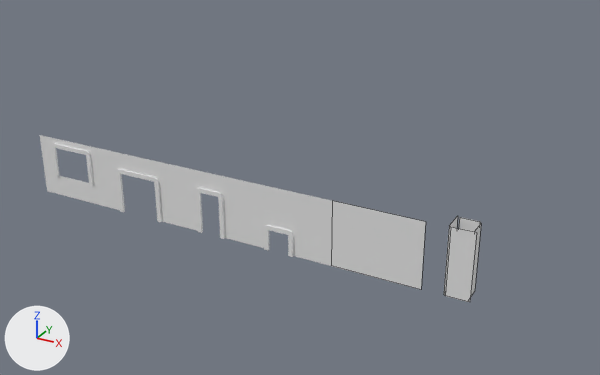
An edit to the Blender file vongott/Assets/Mesh/Walls/wall_fieldstone.blend, drawn before and after from the same camera.
Both versions are drawn from a 50 mm camera at (13.6, -27.5, 17.0) aimed at (-1.9, 0.6, 2.9). The axes (+X, +Y, +Z) are drawn at lower left. The lights are the same throughout. Mesh edges are drawn as thin lines on the coarser meshes.

Script lines for the objects in view, before the commit:
```python
me_plane_002 = bpy.data.meshes.new('Plane.002')
me_plane_002.from_pydata(...)  # 36 vertices, 26 faces; spans x -4.0..0.0, y 0.0..3.0, z 0.1..0.2
me_plane_002.materials.append(mat_brick_drtygraybrick_b_texture__0_png)  # its picture is missing
me_plane_007 = bpy.data.meshes.new('Plane.007')
me_plane_007.from_pydata([(-0.1, 3.0, 1.0), (-0.1, 3.0, 0.2), (-0.1, 0.0, 1.0), (-0.1, 0.0, 0.2), (-1.0, 3.0, 0.1), (-1.0, 0.0, 0.1), (-0.2, 3.0, 0.1), (-0.2, 0.0, 0.1)], [], [(0, 1, 3, 2), (6, 4, 5, 7), (1, 6, 7, 3)])
me_plane_007.materials.append(mat_brick_drtygraybrick_b_texture__0_png)  # its picture is missing
me_plane_009 = bpy.data.meshes.new('Plane.009')
me_plane_009.from_pydata(...)  # 36 vertices, 26 faces; spans x -4.0..0.0, y 0.0..3.0, z 0.1..0.2
me_plane_009.materials.append(mat_brick_drtygraybrick_b_texture__0_png)  # its picture is missing
ob_wall_fieldstone_airduct = bpy.data.objects.new('wall_fieldstone_airduct', me_plane_009)
ob_wall_fieldstone_airduct.location = (0.0, 0.0, 0.0)
ob_wall_fieldstone_airduct.rotation_euler = (1.571, 0.0, 0.0)  # degrees (90, 0, 0)
ob_wall_fieldstone_corner_270 = bpy.data.objects.new('wall_fieldstone_corner_270', me_plane_007)
ob_wall_fieldstone_corner_270.location = (6.0, 1.0, 0.0)
ob_wall_fieldstone_corner_270.rotation_euler = (1.571, 0.0, 0.0)  # degrees (90, 0, 0)
ob_wall_fieldstone_door_double = bpy.data.objects.new('wall_fieldstone_door_double', me_plane_002)
ob_wall_fieldstone_door_double.location = (-8.0, 0.0, 0.0)
ob_wall_fieldstone_door_double.rotation_euler = (1.571, 0.0, 0.0)  # degrees (90, 0, 0)
# also in view: 'wall_fieldstone_center' at (2.0, -0.1, 1.5); 'wall_fieldstone_door_single' at (-6.0, -0.2, 1.5); 'wall_fieldstone_window' at (-14.0, -0.2, 1.5); 'wall_fieldstone_corner_90' at (5.5, 0.4, 1.5)
```
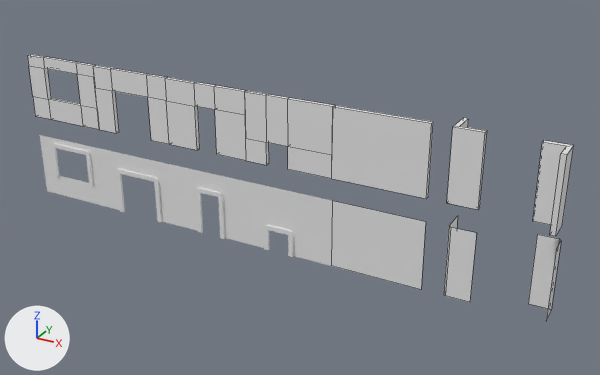
Where the change shows, as pixel boxes (x1, y1, x2, y2) in the pictures (600 x 375 px):
'wall_collider_center', added: after (332, 105, 433, 199)
'wall_collider_airduct', added: after (244, 91, 335, 179)
'wall_collider_door_single', added: after (165, 77, 247, 160)
'wall_collider_door_double', added: after (93, 65, 169, 144)
'wall_collider_window', added: after (27, 54, 99, 129)
'wall_collider_corner_90', added: after (447, 117, 487, 210)
'wall_collider_corner_270', added: after (533, 140, 574, 236)
'wall_fieldstone_corner_270', moved: before (459, 217, 481, 297); after (528, 234, 561, 320)

What changed in the scene script:
```text
Add me_cube_001:
    me_cube_001.from_pydata([(-0.2, 0.0, 0.2), (0.0, 0.0, 0.0), (1.0, 0.0, 0.0), (1.0, 0.0, 0.2), (-0.2, 3.0, 0.2), (0.0, 3.0, 0.0), (1.0, 3.0, 0.0), (1.0, 3.0, 0.2), (-0.2, 0.0, -1.0), (0.0, 0.0, -1.0), (-0.2, 3.0, -1.0), (0.0, 3.0, -1.0)], [], [(0, 4, 10, 8), (5, 6, 2, 1), (6, 7, 3, 2), (7, 4, 0, 3), (0, 1, 2, 3), (7, 6, 5, 4), (10, 11, 9, 8), (4, 5, 11, 10), (5, 1, 9, 11), (1, 0, 8, 9)])
Add me_cube_002:
    me_cube_002.from_pydata([(-0.2, 0.0, 0.2), (0.0, 0.0, 0.0), (0.0, 0.0, 1.0), (-0.2, 0.0, 1.0), (-0.2, 3.0, 0.2), (0.0, 3.0, 0.0), (0.0, 3.0, 1.0), (-0.2, 3.0, 1.0), (-1.0, 0.0, 0.2), (-1.0, 0.0, 0.0), (-1.0, 3.0, 0.2), (-1.0, 3.0, 0.0)], [], [(0, 4, 10, 8), (5, 6, 2, 1), (6, 7, 3, 2), (7, 4, 0, 3), (0, 1, 2, 3), (7, 6, 5, 4), (10, 11, 9, 8), (4, 5, 11, 10), (5, 1, 9, 11), (1, 0, 8, 9)])
Add me_cube:
    me_cube.from_pydata(...)  # a box spanning x 0.0..4.0, y 0.0..3.0, z 0.0..0.2
Add me_cube_003:
    me_cube_003.from_pydata(...)  # 24 vertices, 22 faces; spans x 0.0..4.0, y 0.0..3.0, z 0.0..0.2
Add me_cube_004:
    me_cube_004.from_pydata(...)  # 24 vertices, 22 faces; spans x 0.0..4.0, y 0.0..3.0, z 0.0..0.2
Add me_cube_005:
    me_cube_005.from_pydata(...)  # 24 vertices, 22 faces; spans x 0.0..4.0, y 0.0..3.0, z 0.0..0.2
Add me_cube_006:
    me_cube_006.from_pydata(...)  # 32 vertices, 33 faces; spans x 0.0..4.0, y 0.0..3.0, z 0.0..0.2
Change ob_wall_fieldstone_corner_270:
    ob_wall_fieldstone_corner_270.location: (6.0, 1.0, 0.0) -> (9.0, 1.0, 0.0)
Add ob_wall_collider_corner_90:
    ob_wall_collider_corner_90 = bpy.data.objects.new('wall_collider_corner_90', me_cube_001)
    ob_wall_collider_corner_90.location = (5.0, 0.0, 4.0)
    ob_wall_collider_corner_90.rotation_euler = (1.571, 0.0, 0.0)  # degrees (90, 0, 0)
Add ob_wall_collider_corner_270:
    ob_wall_collider_corner_270 = bpy.data.objects.new('wall_collider_corner_270', me_cube_002)
    ob_wall_collider_corner_270.location = (9.0, 0.0, 4.0)
    ob_wall_collider_corner_270.rotation_euler = (1.571, 0.0, 0.0)  # degrees (90, 0, 0)
Add ob_wall_collider_center:
    ob_wall_collider_center = bpy.data.objects.new('wall_collider_center', me_cube)
    ob_wall_collider_center.location = (0.0, 0.0, 4.0)
    ob_wall_collider_center.rotation_euler = (1.571, 0.0, 0.0)  # degrees (90, 0, 0)
Add ob_wall_collider_airduct:
    ob_wall_collider_airduct = bpy.data.objects.new('wall_collider_airduct', me_cube_003)
    ob_wall_collider_airduct.location = (-4.0, 0.0, 4.0)
    ob_wall_collider_airduct.rotation_euler = (1.571, 0.0, 0.0)  # degrees (90, 0, 0)
Add ob_wall_collider_door_single:
    ob_wall_collider_door_single = bpy.data.objects.new('wall_collider_door_single', me_cube_004)
    ob_wall_collider_door_single.location = (-8.0, 0.0, 4.0)
    ob_wall_collider_door_single.rotation_euler = (1.571, 0.0, 0.0)  # degrees (90, 0, 0)
Add ob_wall_collider_door_double:
    ob_wall_collider_door_double = bpy.data.objects.new('wall_collider_door_double', me_cube_005)
    ob_wall_collider_door_double.location = (-12.0, 0.0, 4.0)
    ob_wall_collider_door_double.rotation_euler = (1.571, 0.0, 0.0)  # degrees (90, 0, 0)
Add ob_wall_collider_window:
    ob_wall_collider_window = bpy.data.objects.new('wall_collider_window', me_cube_006)
    ob_wall_collider_window.location = (-16.0, 0.0, 4.0)
    ob_wall_collider_window.rotation_euler = (1.571, 0.0, 0.0)  # degrees (90, 0, 0)
```
